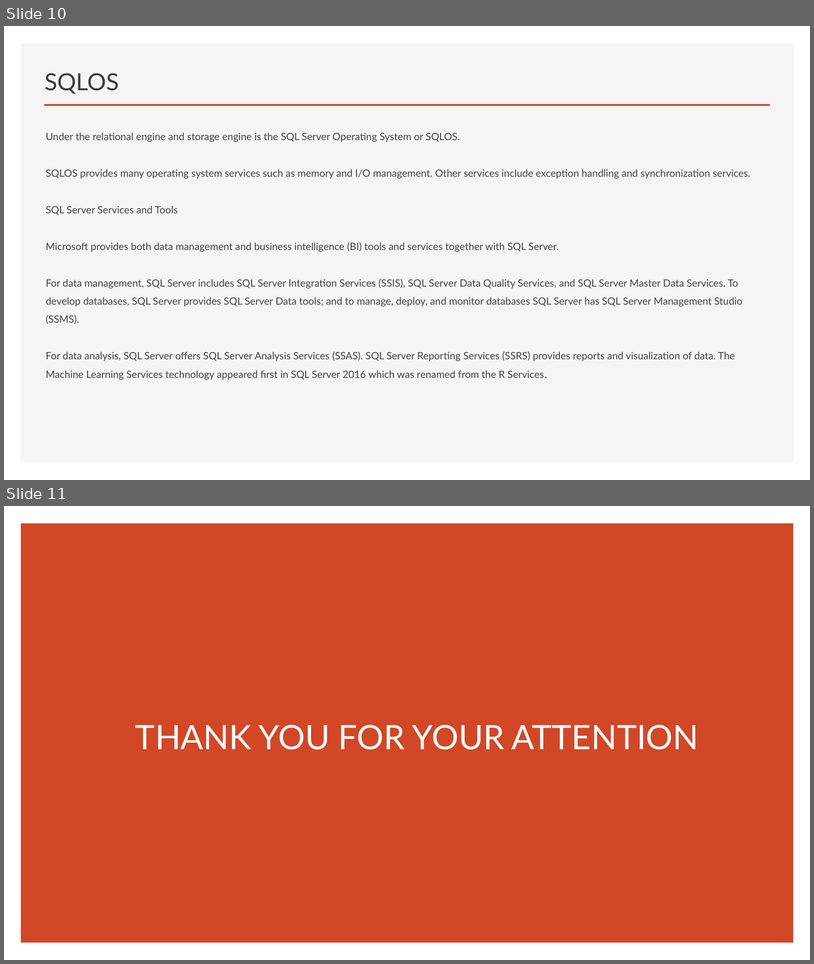
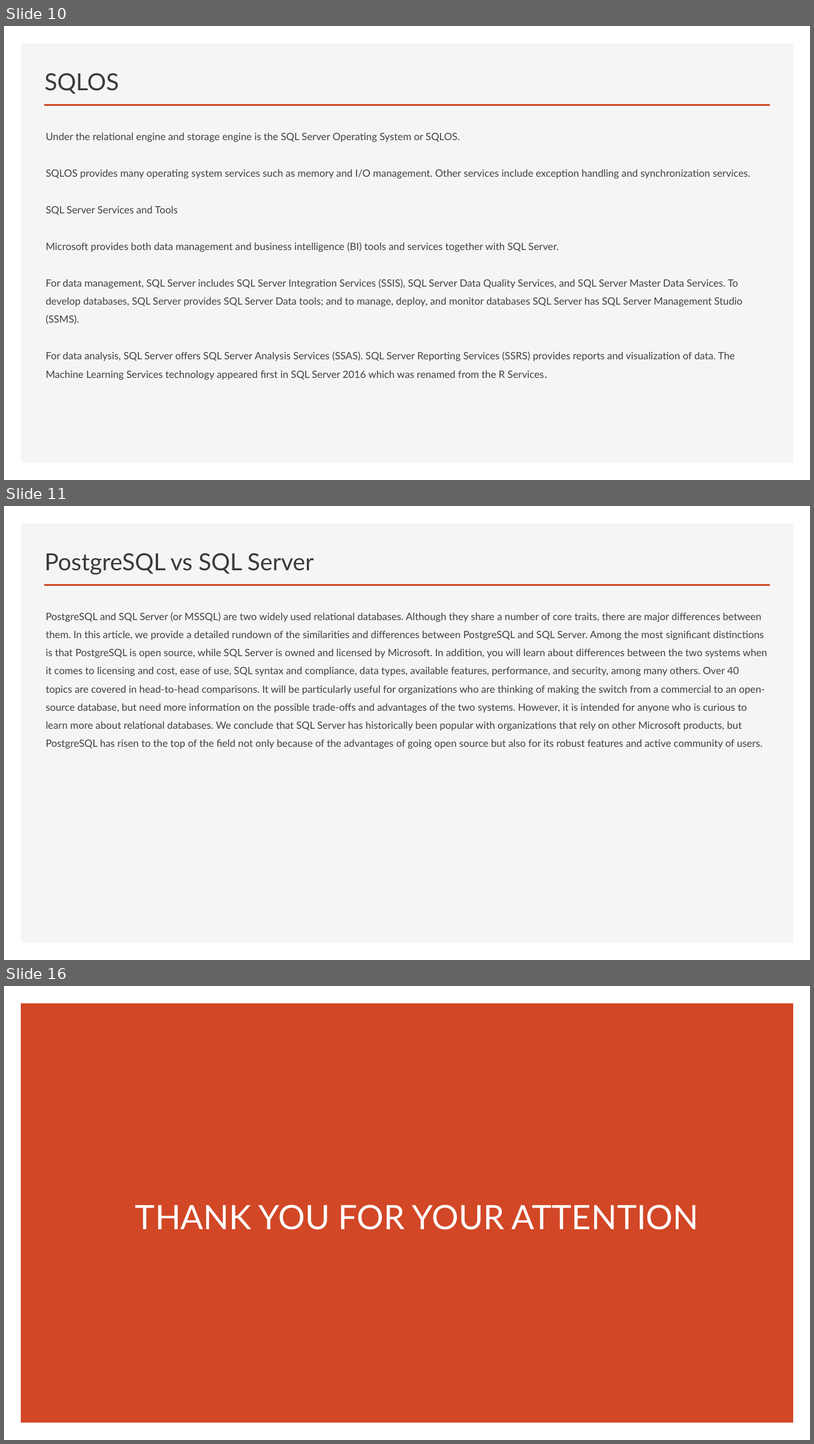
Before and after one commit to youssraa/checksPoints, a slide deck: RDBMS.pptx. Shown one above the other, each under a label of ours: slides 10 and 11 before the commit, slides 10, 11 and 16 after it; the slides between them are not shown. The pictures are 814x964 and 814x1444 pixels, drawn with LibreOffice and Linux fonts; fonts in the diff are those of the drawing. Boxes give left, top, right and bottom in pixels: in the first picture for what was removed or moved away, otherwise in the second. Text is boxed around its words. In the diff, an @@ line names an element or a change of style, - is before the commit and + after.

```diff
--- a/RDBMS.pptx
+++ b/RDBMS.pptx
@@ slide 11 added at (x1=4, y1=506, x2=810, y2=960), background #FFFFFF; not listed: 2 template elements that a slide beside it also shows @@
@@ title added at (x1=45, y1=553, x2=314, y2=574), 28 pt, text #3B3838 @@
+PostgreSQL vs SQL Server
@@ text added at (x1=46, y1=612, x2=768, y2=748), 12 pt, text #404040 @@
+PostgreSQL and SQL Server (or MSSQL) are two widely used relational databases. Although they share a number of core traits, there are major differences between them. In this article, we provide a detailed rundown of the similarities and differences between PostgreSQL and SQL Server. Among the most significant distinctions is that PostgreSQL is open source, while SQL Server is owned and licensed by Microsoft. In addition, you will learn about differences between the two systems when it comes to licensing and cost, ease of use, SQL syntax and compliance, data types, available features, performance, and security, among many others. Over 40 topics are covered in head-to-head comparisons. It will be particularly useful for organizations who are thinking of making the switch from a commercial to an open-source database, but need more information on the possible trade-offs and advantages of the two systems. However, it is intended for anyone who is curious to learn more about relational databases. We conclude that SQL Server has historically been popular with organizations that rely on other Microsoft products, but PostgreSQL has risen to the top of the field not only because of the advantages of going open source but also for its robust features and active community of users.
@@ what was slide 11 is now slide 16 @@
```
Also in this commit, not shown: 4 other slides added.
